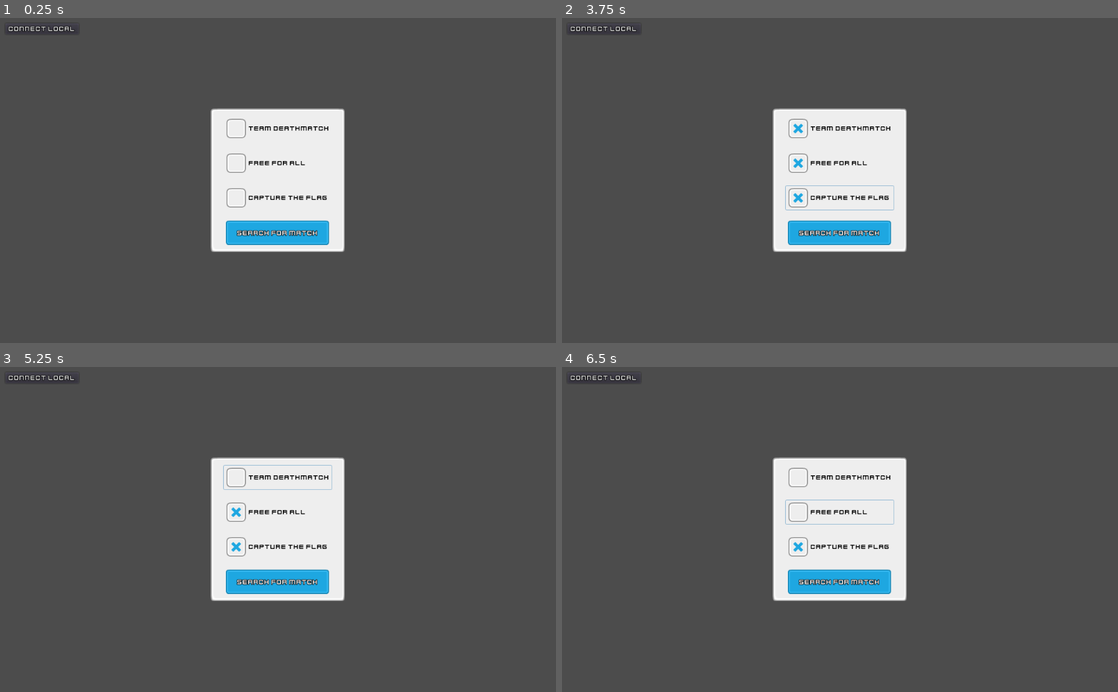
Above: before the commit, frames 1-4 (two rows, left to right).
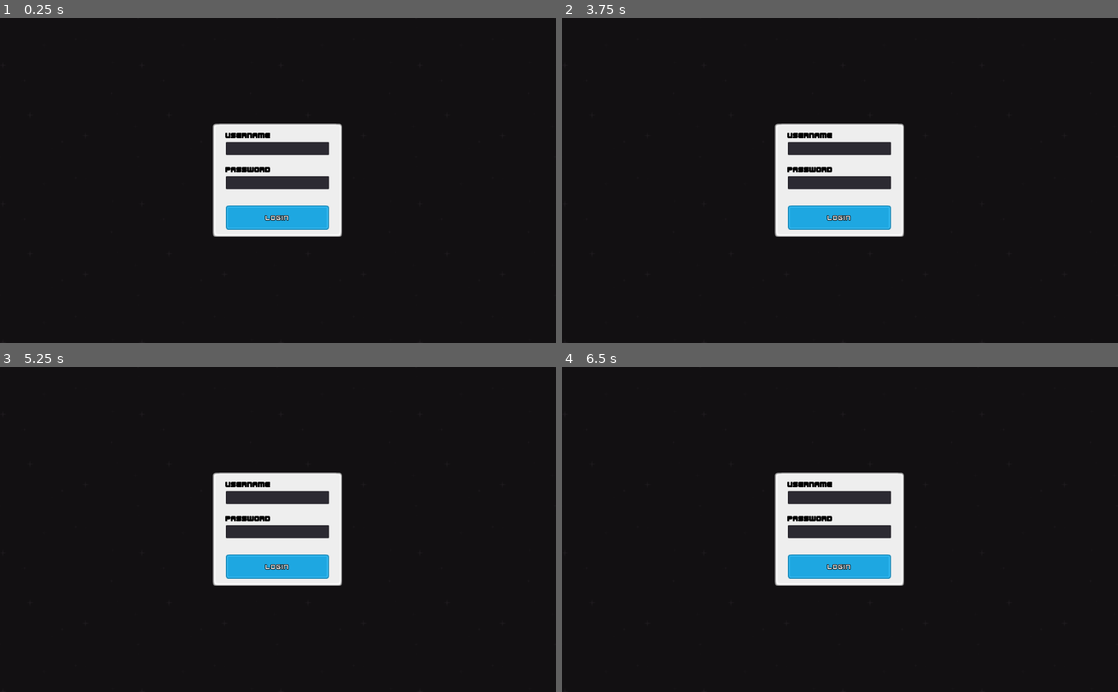
Above: after the commit, the same moments.

Repository: NoFr1ends/Spacy2
Game: Godot game, scene res://Scenes/Login.tscn
Same seed, same stepped clock (60 frames per second), same inputs: the game is played once before the commit and once after it. Before the commit the project starts from res://Scenes/SearchMatch.tscn.
Inputs (mouse positions are in pixels of both pictures, inside the frame that each line leads up to):
- Up to frame 1 (0.25 s): no input
- Up to frame 2 (3.75 s): click (840, 216) at 0.5 s, where only the run after the commit has a clickable "Login"; click (840, 232) at 1.25 s, where only the run before the commit has a clickable "Search for match"; click (840, 128) at 2 s, where only the run before the commit has a clickable "Team Deathmatch"; click (840, 164) at 2.75 s, where only the run before the commit has a clickable "Free for all"; click (840, 196) at 3.5 s, where only the run before the commit has a clickable "Capture the Flag"
- Up to frame 3 (5.25 s): click (278, 565) at 4.25 s, where only the run after the commit has a clickable "Login"; click (278, 477) at 5 s, where only the run before the commit has a clickable "Team Deathmatch"
- Up to frame 4 (6.5 s): click (840, 513) at 5.75 s, where only the run before the commit has a clickable "Free for all"

The runs differ from the first frame. In frame 1, 96% of the frame differs, in the area x 0-100%, y 0-100%; in frame 2, 96%; in frame 3, 96%; in frame 4, 96%.

Commit message:
Client: Implement login

Diff:
--- /dev/null
+++ b/client/Scenes/Login.gd
@@ -0,0 +1,22 @@
+extends Control
+
+onready var username = $C/P/M/V/Username
+onready var password = $C/P/M/V/Password
+onready var fadeout = $UIFadeout
+onready var dialog = $LoginDialog
+
+func _ready():
+	Authorization.connect("auth_response", self, "_on_Login_auth_response")
+
+func _on_Login_pressed():
+	fadeout.visible = true
+	dialog.visible = true
+	Authorization.login(username.text, password.text)
+
+func _on_Login_auth_response(status):
+	if status:
+		get_tree().change_scene("res://Scenes/SearchMatch.tscn")
+	else:
+		fadeout.visible = false
+		dialog.visible = false
+		printerr("Login failed")
--- /dev/null
+++ b/client/Scenes/Login.tscn
@@ -0,0 +1,177 @@
+[gd_scene load_steps=9 format=2]
+
+[ext_resource path="res://Resources/KF_12_o1.tres" type="DynamicFont" id=1]
+[ext_resource path="res://Scenes/Helpers/TilingBackground.gd" type="Script" id=2]
+[ext_resource path="res://Assets/UI/blue_button05.png" type="Texture" id=3]
+[ext_resource path="res://Assets/UI/blue_button03.png" type="Texture" id=4]
+[ext_resource path="res://Assets/UI/grey_panel.png" type="Texture" id=5]
+[ext_resource path="res://Assets/Game/Backgrounds/black.png" type="Texture" id=6]
+[ext_resource path="res://Scenes/Login.gd" type="Script" id=7]
+
+[sub_resource type="StyleBoxTexture" id=1]
+texture = ExtResource( 5 )
+region_rect = Rect2( 0, 0, 100, 100 )
+margin_left = 3.60606
+margin_right = 4.43823
+margin_top = 4.99301
+margin_bottom = 3.32868
+
+[node name="Login" type="Control"]
+anchor_right = 1.0
+anchor_bottom = 1.0
+script = ExtResource( 7 )
+__meta__ = {
+"_edit_use_anchors_": false
+}
+
+[node name="ParallaxLayer" type="ParallaxLayer" parent="."]
+script = ExtResource( 2 )
+texture = ExtResource( 6 )
+
+[node name="C" type="CenterContainer" parent="."]
+anchor_right = 1.0
+anchor_bottom = 1.0
+rect_pivot_offset = Vector2( -497, -232 )
+__meta__ = {
+"_edit_use_anchors_": false
+}
+
+[node name="P" type="PanelContainer" parent="C"]
+margin_left = 392.0
+margin_top = 195.0
+margin_right = 630.044
+margin_bottom = 404.322
+custom_styles/panel = SubResource( 1 )
+
+[node name="M" type="MarginContainer" parent="C/P"]
+margin_left = 3.60606
+margin_top = 4.99301
+margin_right = 233.606
+margin_bottom = 205.993
+custom_constants/margin_right = 20
+custom_constants/margin_top = 10
+custom_constants/margin_left = 20
+custom_constants/margin_bottom = 10
+
+[node name="V" type="VBoxContainer" parent="C/P/M"]
+margin_left = 20.0
+margin_top = 10.0
+margin_right = 210.0
+margin_bottom = 191.0
+custom_constants/separation = 5
+__meta__ = {
+"_edit_use_anchors_": false
+}
+
+[node name="UsernameLabel" type="Label" parent="C/P/M/V"]
+margin_right = 190.0
+margin_bottom = 14.0
+custom_colors/font_color = Color( 0, 0, 0, 1 )
+text = "Username"
+
+[node name="Username" type="LineEdit" parent="C/P/M/V"]
+margin_top = 19.0
+margin_right = 190.0
+margin_bottom = 43.0
+
+[node name="Spacer2" type="Control" parent="C/P/M/V"]
+margin_top = 48.0
+margin_right = 190.0
+margin_bottom = 58.0
+rect_min_size = Vector2( 0, 10 )
+__meta__ = {
+"_edit_use_anchors_": false
+}
+
+[node name="PasswordLabel" type="Label" parent="C/P/M/V"]
+margin_top = 63.0
+margin_right = 190.0
+margin_bottom = 77.0
+custom_colors/font_color = Color( 0, 0, 0, 1 )
+text = "Password"
+__meta__ = {
+"_edit_use_anchors_": false
+}
+
+[node name="Password" type="LineEdit" parent="C/P/M/V"]
+margin_top = 82.0
+margin_right = 190.0
+margin_bottom = 106.0
+secret = true
+
+[node name="Spacer" type="Control" parent="C/P/M/V"]
+margin_top = 111.0
+margin_right = 190.0
+margin_bottom = 131.0
+rect_min_size = Vector2( 0, 20 )
+
+[node name="Login" type="TextureButton" parent="C/P/M/V"]
+margin_top = 136.0
+margin_right = 190.0
+margin_bottom = 181.0
+size_flags_horizontal = 4
+texture_normal = ExtResource( 4 )
+texture_pressed = ExtResource( 3 )
+stretch_mode = 2
+
+[node name="Label" type="Label" parent="C/P/M/V/Login"]
+anchor_left = 0.5
+anchor_top = 0.5
+anchor_right = 0.5
+anchor_bottom = 0.5
+margin_left = -74.5
+margin_top = -7.0
+margin_right = 74.5
+margin_bottom = 7.0
+custom_fonts/font = ExtResource( 1 )
+text = "Login"
+align = 1
+__meta__ = {
+"_edit_use_anchors_": false
+}
+
+[node name="UIFadeout" type="ColorRect" parent="."]
+visible = false
+anchor_right = 1.0
+anchor_bottom = 1.0
+color = Color( 0, 0, 0, 0.588235 )
+__meta__ = {
+"_edit_use_anchors_": false
+}
+
+[node name="LoginDialog" type="PopupDialog" parent="."]
+anchor_left = 0.5
+anchor_top = 0.5
+anchor_right = 0.5
+anchor_bottom = 0.5
+margin_left = -110.0
+margin_top = -40.0
+margin_right = 110.0
+margin_bottom = 40.0
+rect_min_size = Vector2( 220, 80 )
+popup_exclusive = true
+__meta__ = {
+"_edit_use_anchors_": false
+}
+
+[node name="M" type="MarginContainer" parent="LoginDialog"]
+anchor_right = 1.0
+anchor_bottom = 1.0
+custom_constants/margin_right = 10
+custom_constants/margin_top = 10
+custom_constants/margin_left = 10
+custom_constants/margin_bottom = 10
+__meta__ = {
+"_edit_use_anchors_": false
+}
+
+[node name="Label" type="Label" parent="LoginDialog/M"]
+margin_left = 10.0
+margin_top = 33.0
+margin_right = 210.0
+margin_bottom = 47.0
+text = "Logging in..."
+align = 1
+valign = 1
+
+[connection signal="pressed" from="C/P/M/V/Login" to="." method="_on_Login_pressed"]
--- a/client/Scenes/SearchMatch.gd
+++ b/client/Scenes/SearchMatch.gd
@@ -53,6 +53,8 @@
 	var result = yield(Matchmaking.search_match(modes), "completed")
 	if not result:
 		printerr("Search for match failed!")
+		dialog.hide() # todo: show error message
+		fadeout.visible = false
 		return
 
 	searching = true
--- a/client/Scenes/SearchMatch.tscn
+++ b/client/Scenes/SearchMatch.tscn
@@ -8,6 +8,8 @@
 [ext_resource path="res://Resources/KF_12.tres" type="DynamicFont" id=6]
 [ext_resource path="res://Assets/UI/red_button00.png" type="Texture" id=7]
 [ext_resource path="res://Assets/UI/red_button02.png" type="Texture" id=8]
+[ext_resource path="res://Scenes/Helpers/TilingBackground.gd" type="Script" id=9]
+[ext_resource path="res://Assets/Game/Backgrounds/black.png" type="Texture" id=10]
 
 [sub_resource type="StyleBoxTexture" id=1]
 texture = ExtResource( 3 )
@@ -24,6 +26,10 @@
 __meta__ = {
 "_edit_use_anchors_": false
 }
+
+[node name="Background" type="ParallaxLayer" parent="."]
+script = ExtResource( 9 )
+texture = ExtResource( 10 )
 
 [node name="DEV" type="Button" parent="."]
 margin_left = 10.0
--- /dev/null
+++ b/client/Singletons/Authorization.gd
@@ -0,0 +1,33 @@
+extends Node
+
+var authentication_server = "http://localhost:8000"
+var token = ""
+
+signal auth_response(status)
+
+func login(username: String, password: String):
+	var request = HTTPRequest.new()
+	add_child(request)
+	request.request(authentication_server + "/login", ["Content-Type: application/json"], false, HTTPClient.METHOD_POST, JSON.print({
+		"username": username,
+		"password": password
+	}))
+	var result = yield(request, "request_completed")
+	request.queue_free()
+
+	if result[1] != 200:
+		emit_signal("auth_response", false)
+		return
+
+	var json = JSON.parse(result[3].get_string_from_utf8())
+	if json.error != OK:
+		printerr("Failed to parse auth response: ", json.error_string)
+		emit_signal("auth_response", false)
+		return
+
+	if not json.result.status:
+		emit_signal("auth_response", false)
+		return
+
+	token = json.result.token
+	emit_signal("auth_response", true)
--- a/client/Singletons/Matchmaking.gd
+++ b/client/Singletons/Matchmaking.gd
@@ -21,7 +21,10 @@
 
 	var request = HTTPRequest.new()
 	add_child(request)
-	request.request(matchmaking_server + "/search", ["Content-Type: application/json"], false, HTTPClient.METHOD_POST, JSON.print({
+	request.request(matchmaking_server + "/search", [
+		"Content-Type: application/json",
+		"Authorization: Bearer " + Authorization.token
+	], false, HTTPClient.METHOD_POST, JSON.print({
 		"gameModes": modes
 	}))
 	var result = yield(request, "request_completed")
@@ -54,7 +57,9 @@
 
 	var request = HTTPRequest.new()
 	add_child(request)
-	request.request(matchmaking_server + "/ticket/" + ticket_id + "/cancel")
+	request.request(matchmaking_server + "/ticket/" + ticket_id + "/cancel", [
+		"Authorization: Bearer " + Authorization.token
+	])
 	var result = yield(request, "request_completed")
 
 	if result[1] != 204:
@@ -65,7 +70,9 @@
 
 	var request = HTTPRequest.new()
 	add_child(request)
-	request.request(matchmaking_server + "/ticket/" + ticket_id)
+	request.request(matchmaking_server + "/ticket/" + ticket_id, [
+		"Authorization: Bearer " + Authorization.token
+	])
 	var result = yield(request, "request_completed")
 	request.queue_free()
 
--- a/client/project.godot
+++ b/client/project.godot
@@ -11,13 +11,14 @@
 [application]
 
 config/name="Spacy"
-run/main_scene="res://Scenes/SearchMatch.tscn"
+run/main_scene="res://Scenes/Login.tscn"
 config/icon="res://icon.png"
 
 [autoload]
 
 Matchmaking="*res://Singletons/Matchmaking.gd"
 GameServer="*res://Singletons/GameServer.gd"
+Authorization="*res://Singletons/Authorization.gd"
 
 [gui]
 
Not shown: 1 places in client/Scenes/SearchMatch.tscn that only renumber resources
